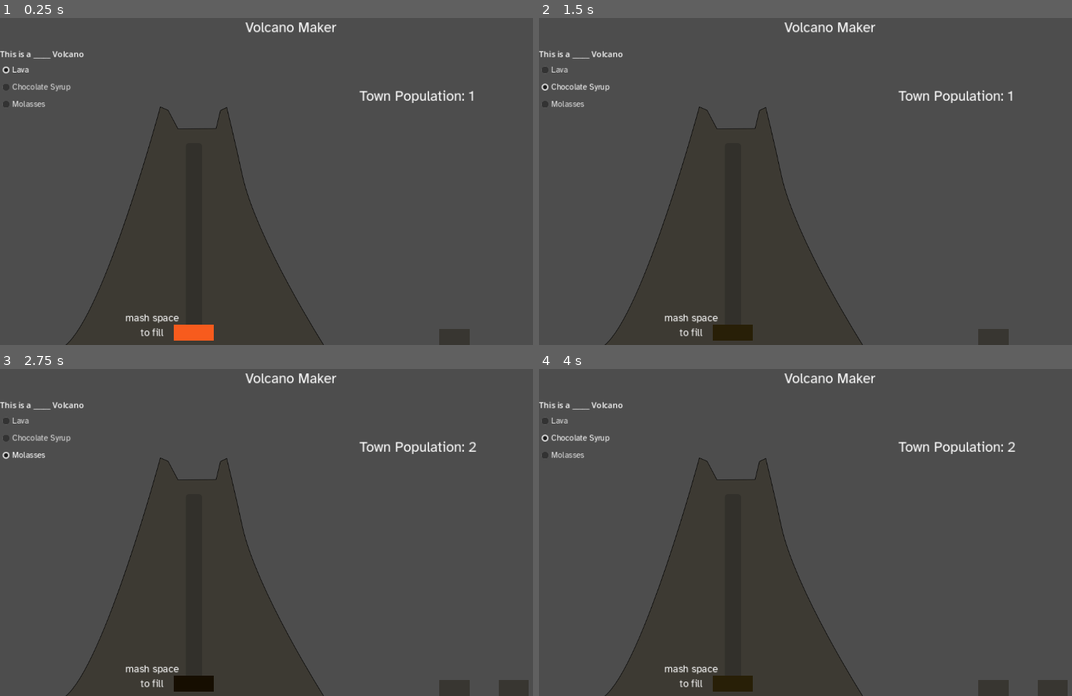
Above: before the commit, frames 1-4 (two rows, left to right).
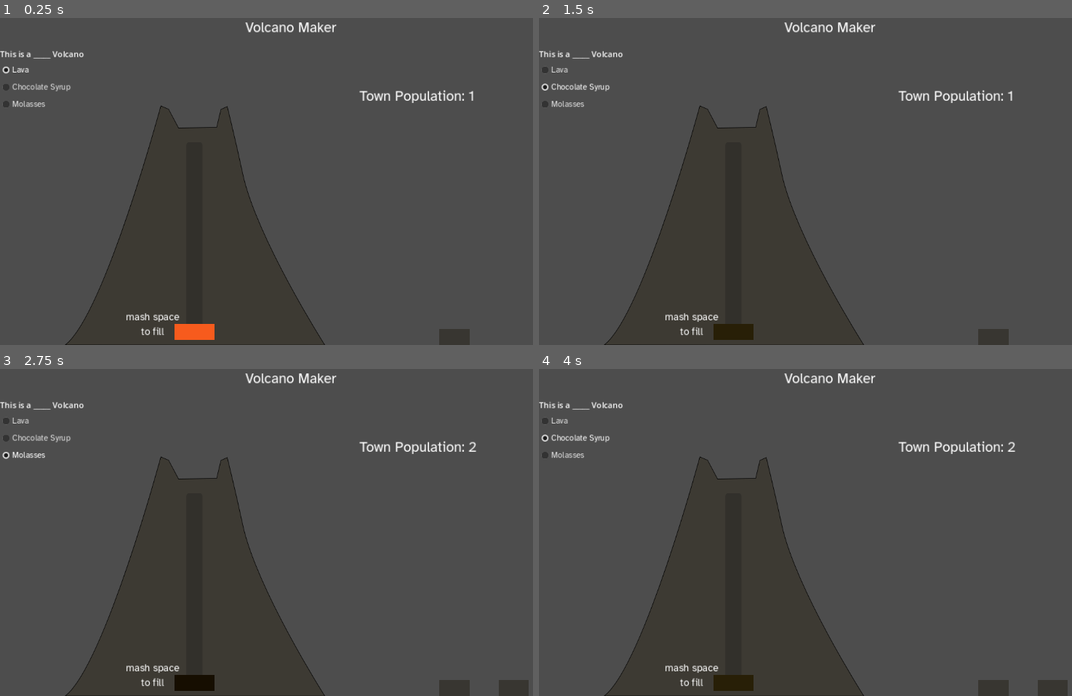
Above: after the commit, the same moments.

Repository: wycre/volcanomaker
Game: Godot game, scene res://Game.tscn
Same seed, same stepped clock (60 frames per second), same inputs: the game is played once before the commit and once after it.
Inputs:
- Up to frame 1 (0.25 s): no input
- Up to frame 2 (1.5 s): click "Lava" at 0.5 s; click "Chocolate Syrup" at 1.25 s
- Up to frame 3 (2.75 s): click "Molasses" at 2 s
- Up to frame 4 (4 s): click "Lava" at 2.75 s; click "Chocolate Syrup" at 3.5 s

The runs differ from the first frame. In frame 1, 0.5% of the frame differs, in the area x 12-61%, y 26-100%; in frame 2, 0.5%; in frame 3, 0.5%; in frame 4, 0.5%.

Commit message:
added volcano shake

Diff:
--- a/Game.tscn
+++ b/Game.tscn
@@ -13,6 +13,44 @@
 [ext_resource type="Script" path="res://TownController.gd" id="10_6h8bf"]
 [ext_resource type="Script" path="res://Scripts/newspaper_text.gd" id="10_q8k4m"]
 
+[sub_resource type="Animation" id="Animation_k0oku"]
+resource_name = "camera_shake"
+length = 0.5
+loop_mode = 1
+tracks/0/type = "value"
+tracks/0/imported = false
+tracks/0/enabled = true
+tracks/0/path = NodePath(".:position")
+tracks/0/interp = 1
+tracks/0/loop_wrap = true
+tracks/0/keys = {
+"times": PackedFloat32Array(0, 0.1, 0.2, 0.233333, 0.3, 0.4, 0.466667, 0.5),
+"transitions": PackedFloat32Array(1, 1, 1, 1, 1, 1, 1, 1),
+"update": 0,
+"values": [Vector2(130, 170), Vector2(125, 180), Vector2(125, 170), Vector2(135, 180), Vector2(135, 170), Vector2(125, 180), Vector2(135, 170), Vector2(125, 180)]
+}
+
+[sub_resource type="Animation" id="Animation_srx8a"]
+length = 0.001
+tracks/0/type = "value"
+tracks/0/imported = false
+tracks/0/enabled = true
+tracks/0/path = NodePath(".:position")
+tracks/0/interp = 1
+tracks/0/loop_wrap = true
+tracks/0/keys = {
+"times": PackedFloat32Array(0),
+"transitions": PackedFloat32Array(1),
+"update": 0,
+"values": [Vector2(130, 170)]
+}
+
+[sub_resource type="AnimationLibrary" id="AnimationLibrary_tf54c"]
+_data = {
+"RESET": SubResource("Animation_srx8a"),
+"camera_shake": SubResource("Animation_k0oku")
+}
+
 [node name="Control" type="Control"]
 layout_mode = 3
 anchors_preset = 15
@@ -36,15 +74,22 @@
 text = "Volcano Maker"
 horizontal_alignment = 1
 
+[node name="VolcanoAnimator" type="AnimationPlayer" parent="."]
+root_node = NodePath("../VolcanoGroup")
+libraries = {
+"": SubResource("AnimationLibrary_tf54c")
+}
+playback_auto_capture = false
+
 [node name="VolcanoGroup" type="Control" parent="."]
 layout_mode = 1
 anchors_preset = 2
 anchor_top = 1.0
 anchor_bottom = 1.0
-offset_left = 129.0
-offset_top = -476.0
-offset_right = 650.0
-offset_bottom = 4.0
+offset_left = 130.0
+offset_top = -478.0
+offset_right = 651.0
+offset_bottom = 2.0
 grow_vertical = 0
 
 [node name="Volcano" type="Sprite2D" parent="VolcanoGroup"]
--- a/Scripts/FluidTube.gd
+++ b/Scripts/FluidTube.gd
@@ -45,6 +45,7 @@
 		# Play Eruption Animation
 		$RumblePlayer.play()
 		$ExplosionPlayer.play()
+		get_node("../../VolcanoAnimator").play("camera_shake")
 
 		# Start timer
 		if not eruption_timer:
@@ -66,6 +67,7 @@
 	newspaper_background.visible = true
 	newspaper_text.visible = true
 	reset_button.visible = true
+	get_node("../../VolcanoAnimator").stop()
 
 	# Delete the dimer
 	eruption_timer.queue_free()
--- a/Scripts/main.gd
+++ b/Scripts/main.gd
@@ -5,7 +5,6 @@
 
 # Called when the node enters the scene tree for the first time.
 func _ready() -> void:
-
 	# Bind Fluid choice checkboxes
 	var i = 0
 	for object in $VolcanoContentButtons.get_children():
Not shown: 1 places in Game.tscn that only renumber resources
